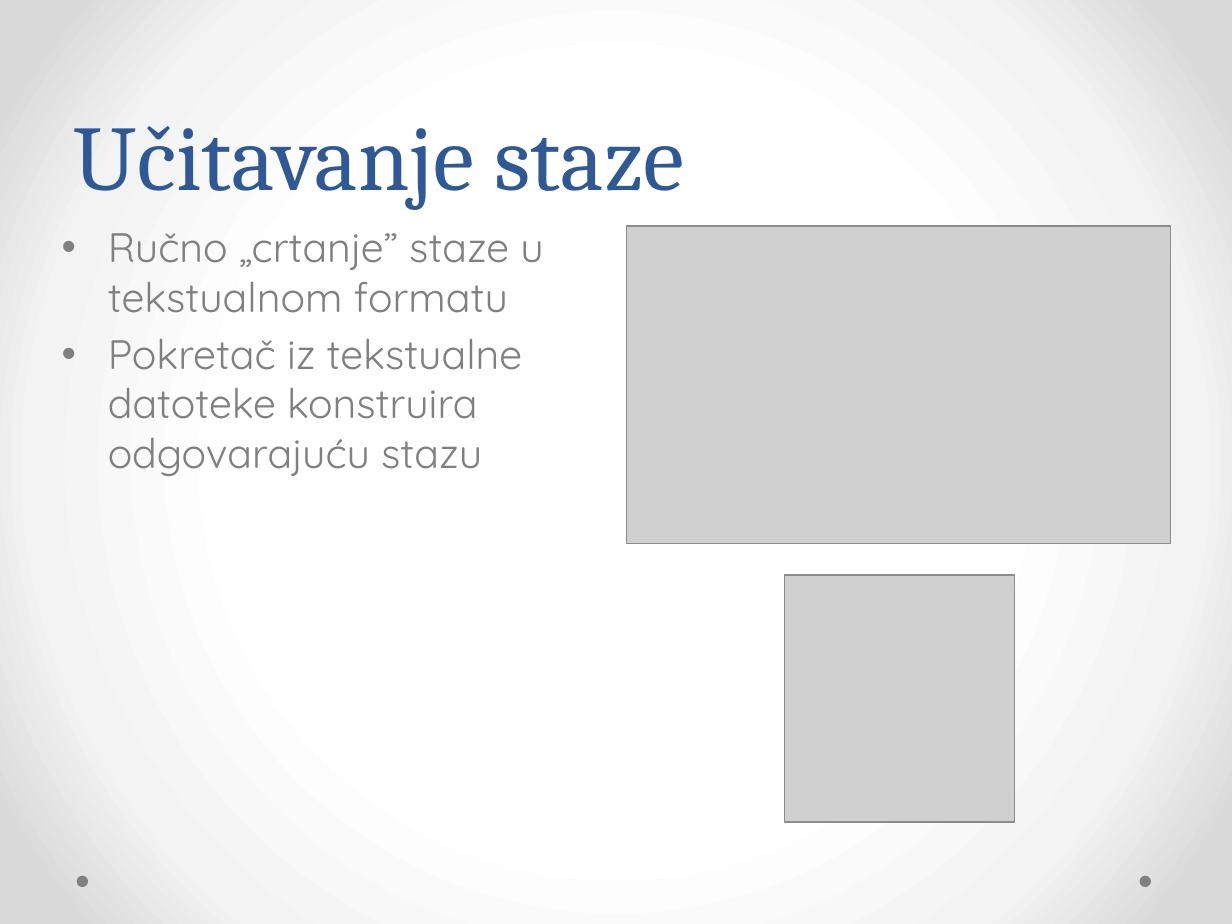
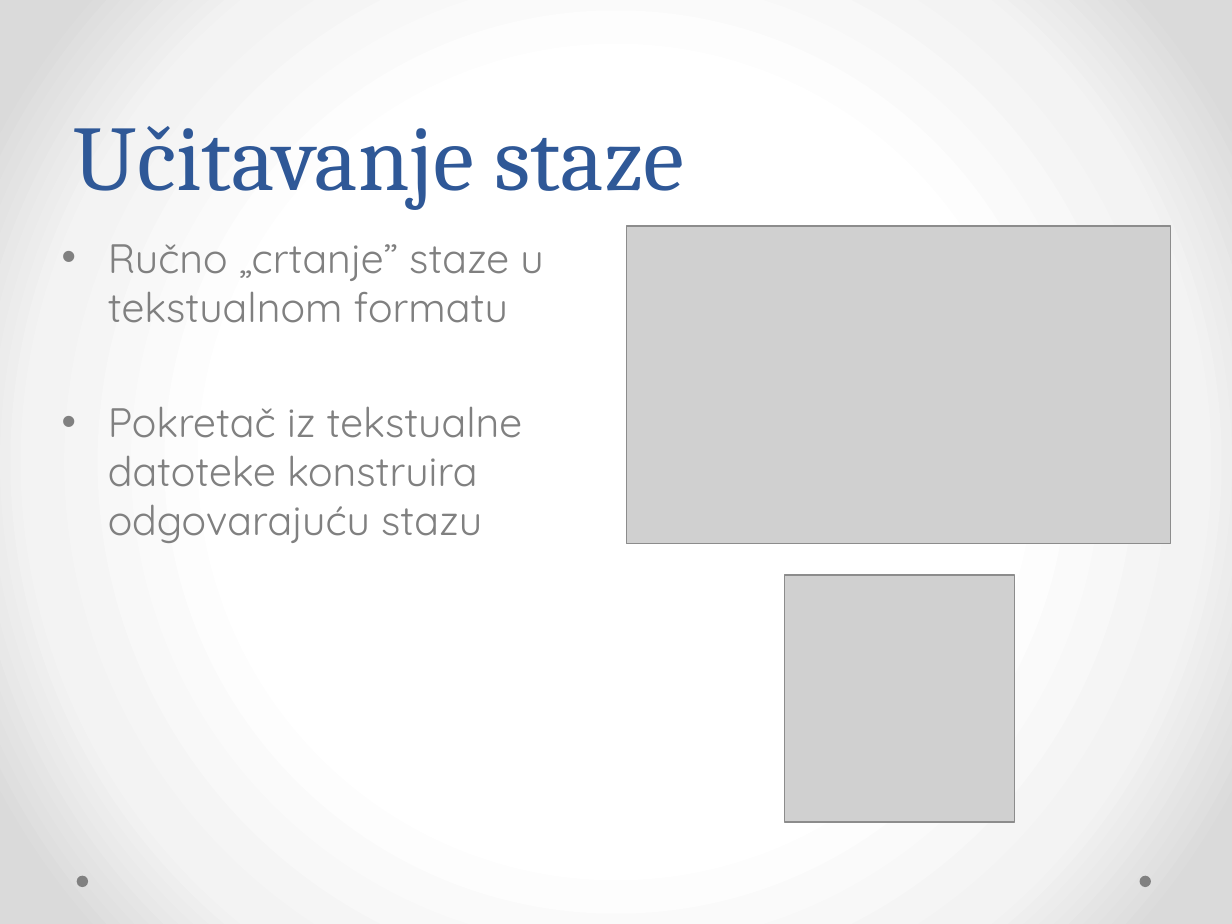
Before and after one commit to Bojanovski/IG-Project, a slide deck: slide 11 of Dokumentacija/Prezentacija.pptx (slide 9 before the commit). Drawn at 1232x924 pixels with LibreOffice and Linux fonts; fonts in the diff are those of the drawing; grey boxes stand for pictures. Boxes give left, top, right and bottom in pixels: in the first picture for what was removed or moved away, otherwise in the second. Text is boxed around its words. In the diff, an @@ line names an element or a change of style, - is before the commit and + after.

```diff
--- a/Dokumentacija/Prezentacija.pptx
+++ b/Dokumentacija/Prezentacija.pptx
@@ text "Ručno „crtanje” staze u tekstualnom ..." rewrapped from [108,233,543,476] to [108,244,543,543] @@
```
Also in this commit, not shown: 9 other slides changed, 7 slides added, 6 other files.
